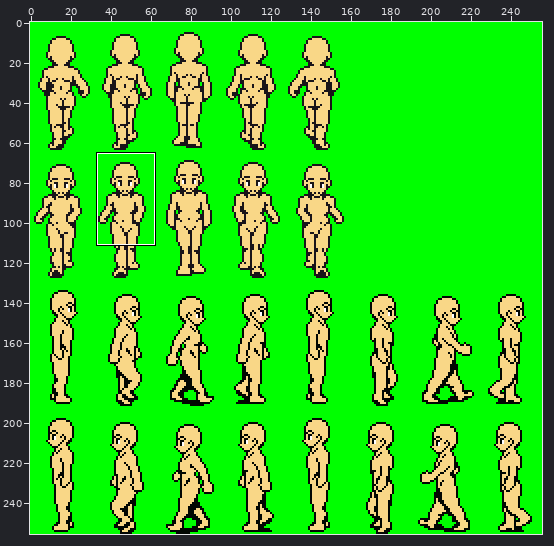
Edited in one commit: sprite sheet (res/player_sprite_sheet.png). The picture above shows the old version from afar; the outline marks the close-up.
Close-up. First the earlier version:
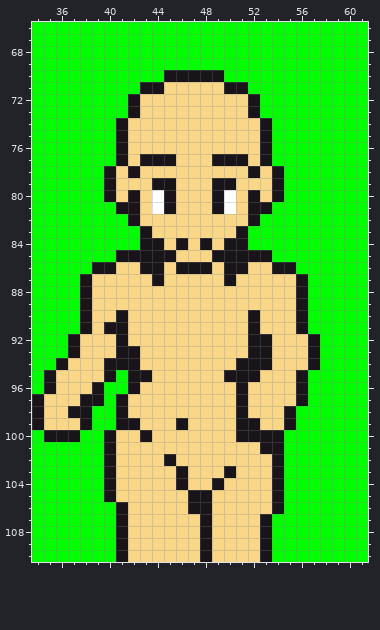
The file is 256x256 pixels. Shown: x 34..61, y 66..110. The commit also changed other parts of the picture, which this record leaves out.
New version:
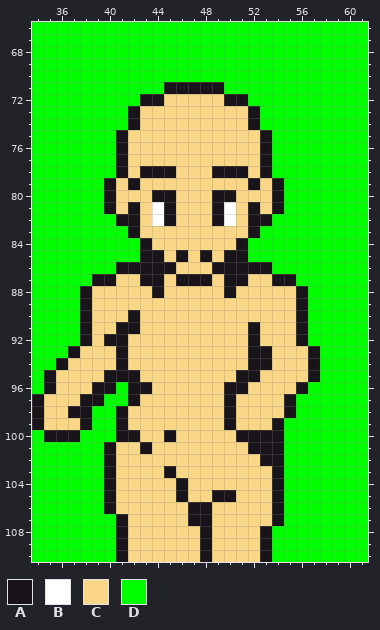
Palette (. is transparent): A #191419  B #ffffff  C #f9d787  D #00ff00
Change:
y 70: x 45..49 AAAAA -> DDDDD
y 71: x 43..51 AACCCCCAA -> DDAAAAADD
y 72: x 42..44 ACC -> DAA; x 50..52 CCA -> AAD
y 74: x 41..42 AC -> DA; x 52..53 CA -> AD
y 77: x 43..45 AAA -> CCC; x 49..51 AAA -> CCC
y 78: x 40..45 ACACCC -> DACAAA; x 49..54 CCCACA -> AAACAD
y 79: x 42 C -> A; x 44..45 AA -> CC; x 49..50 AA -> CC; x 52 C -> A
y 80: x 42 A -> C; x 44 B -> A; x 50 B -> A; x 52 A -> C
y 81: x 40..41 DA -> AC; x 53..54 AD -> CA
y 82: x 41 D -> A; x 44..45 CC -> BA; x 49..50 CC -> AB; x 53 D -> A
y 83: x 42..43 DA -> AC; x 51..52 AD -> CA
y 84: x 44 A -> C; x 46 A -> C; x 48 A -> C; x 50 A -> C
y 85: x 41..42 AA -> DD; x 45..46 AC -> CA; x 48..49 CA -> AC; x 52..53 AA -> DD
y 86: x 39..42 AACC -> DDAA; x 45..49 CAAAC -> ACCCA; x 52..55 CCAA -> AADD
y 87: x 38..40 ACC -> DAA; x 43 C -> A; x 46..48 CCC -> AAA; x 51 C -> A; x 54..56 CCA -> AAD
y 88: x 44 C -> A; x 50 C -> A
y 90: x 41..42 AC -> CA; x 52 A -> C
y 91: x 40 A -> C; x 42 C -> A
y 92: x 37..38 AC -> DA; x 40 C -> A; x 53 A -> C; x 56..57 CA -> AD
y 93: x 42 A -> C
y 94: x 40 A -> C; x 42 A -> C; x 51 A -> C
y 95: x 41 D -> A; x 43 A -> C; x 50 A -> C; x 56..57 AD -> CA
y 96: x 40 D -> A; x 43 C -> A; x 50 C -> A
y 97: x 41..42 AC -> DA; x 50..51 CA -> AC; x 55..56 CA -> AD
y 98: x 50..51 CA -> AC
y 99: x 42 A -> C; x 46 A -> C; x 50..52 CAA -> ACC; x 54..55 CA -> AD
y 100: x 40..43 ACCA -> DAAC; x 45 C -> A
y 101: x 43 C -> A; x 52 C -> A
y 102: x 45 A -> C; x 53 C -> A
y 103: x 45..46 CA -> AC; x 50 A -> C
y 104: x 49 A -> C
y 105: x 46..50 CAACC -> ACCAA
y 106: x 40..41 DA -> AC
y 107: x 47 C -> A; x 53..54 AD -> CA
Changed places in both close-ups, as pixel boxes (x1, y1, x2, y2):
changed: (68, 70, 320, 526)
